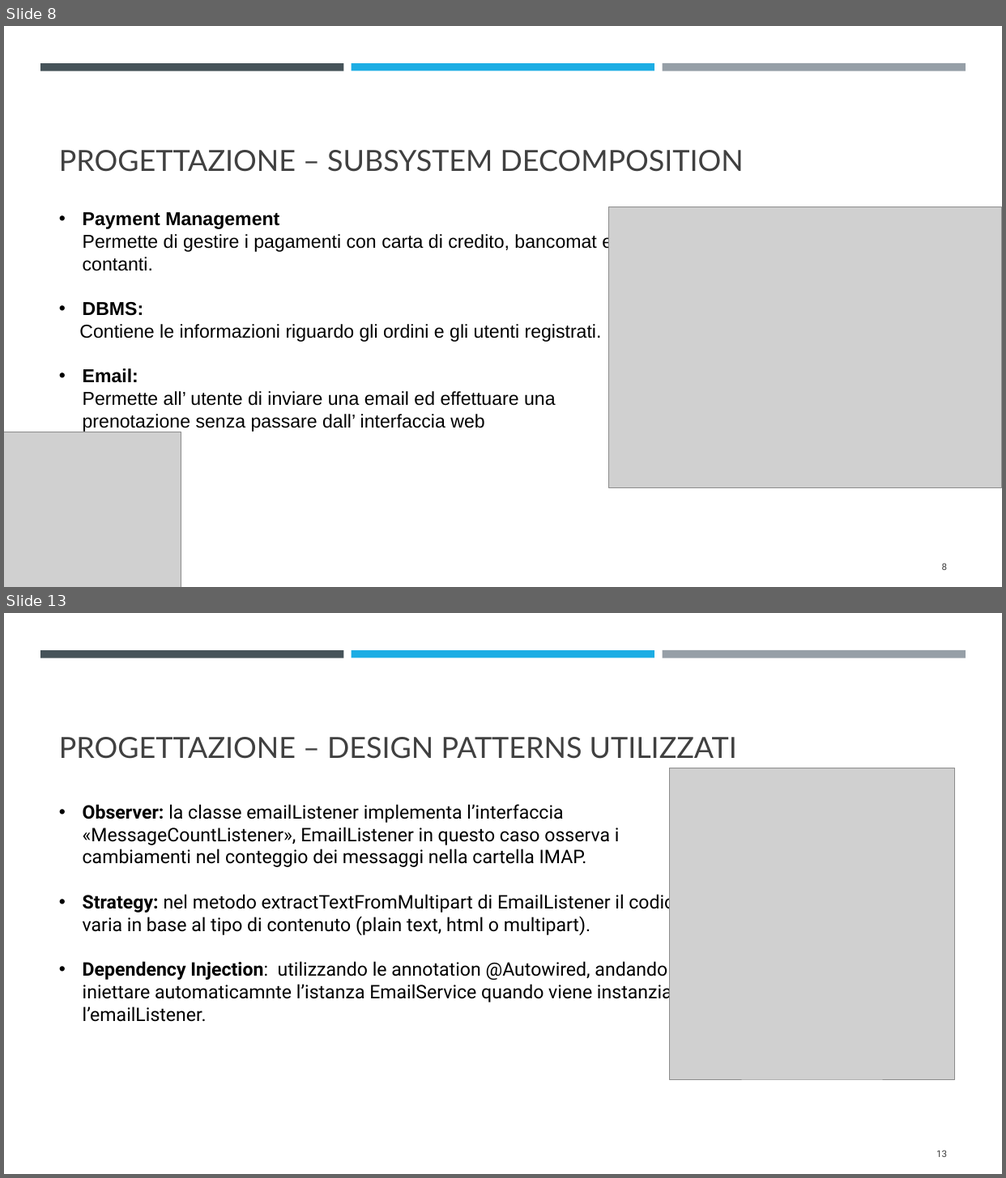
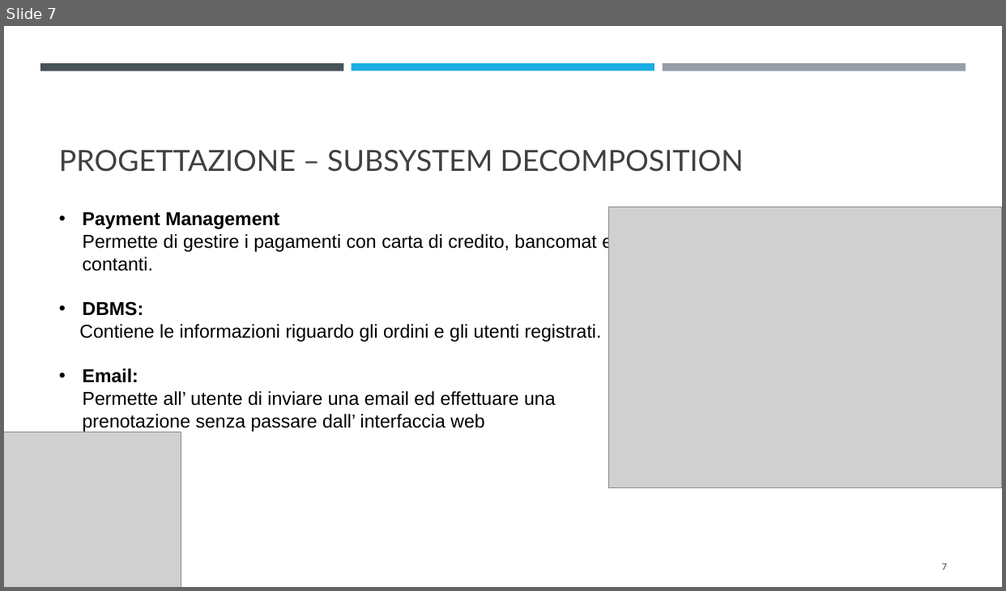
Before and after one commit to Emanuele-Chiummo/Taxi-Project, a slide deck: Presentazione/presentazione TaxiToGo.pptx. Shown one above the other, each under a label of ours: slides 8 and 13 before the commit, slide 7 after it; the slides between them are not shown. The pictures are 1006x1178 and 1006x591 pixels, drawn with LibreOffice and Linux fonts; fonts in the diff are those of the drawing; grey boxes stand for pictures. Boxes give left, top, right and bottom in pixels: in the first picture for what was removed or moved away, otherwise in the second. Text is boxed around its words. In the diff, an @@ line names an element or a change of style, - is before the commit and + after.

```diff
--- a/Presentazione/presentazione TaxiToGo.pptx
+++ b/Presentazione/presentazione TaxiToGo.pptx
@@ slide 13 removed at (4,613,1002,1174), background #FFFFFF; not listed: 3 template elements that a slide beside it also shows @@
@@ title removed at (59,737,737,759) @@
-PROGETTAZIONE – DESIGN PATTERNS UTILIZZATI
@@ picture removed at (671,768,955,1080) @@
@@ text removed at (83,804,688,1022) @@
-• Observer: la classe emailListener implementa l’interfaccia «MessageCountListener», EmailListener in questo caso osserva i cambiamenti nel conteggio dei messaggi nella cartella IMAP.
-• Strategy: nel metodo extractTextFromMultipart di EmailListener il codice varia in base al tipo di contenuto (plain text, html o multipart).
-• Dependency Injection: utilizzando le annotation @Autowired, andando ad iniettare automaticamnte l’istanza EmailService quando viene instanziato l’emailListener.
@@ page number removed at (936,1150,947,1157) @@
-13
@@ what was slide 8 is now slide 7 @@
@@ page number at (942,563,948,570): text changed @@
-8
+7
```
Also in this commit, not shown: 3 slides changed, 4 slides added, 2 other slides removed.
